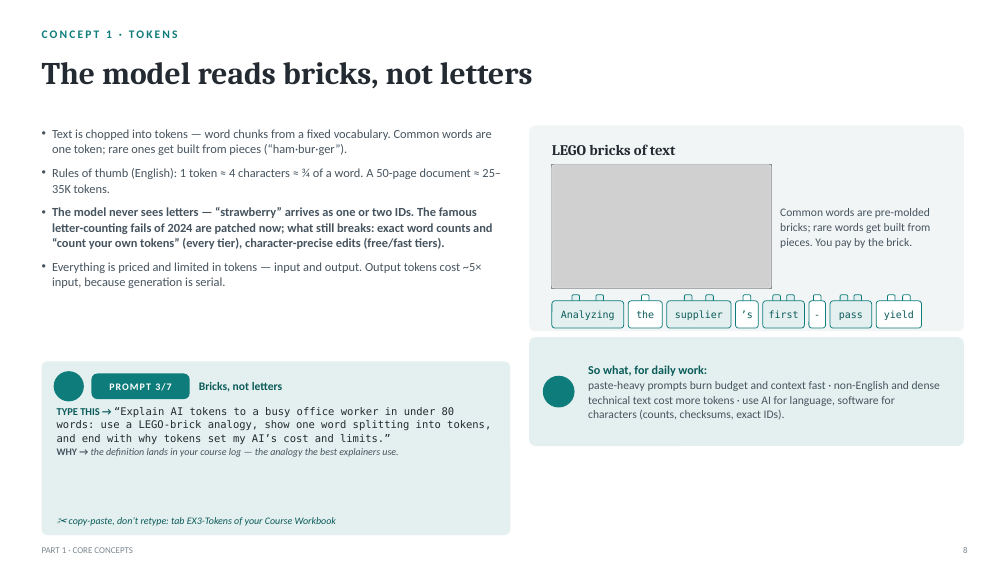
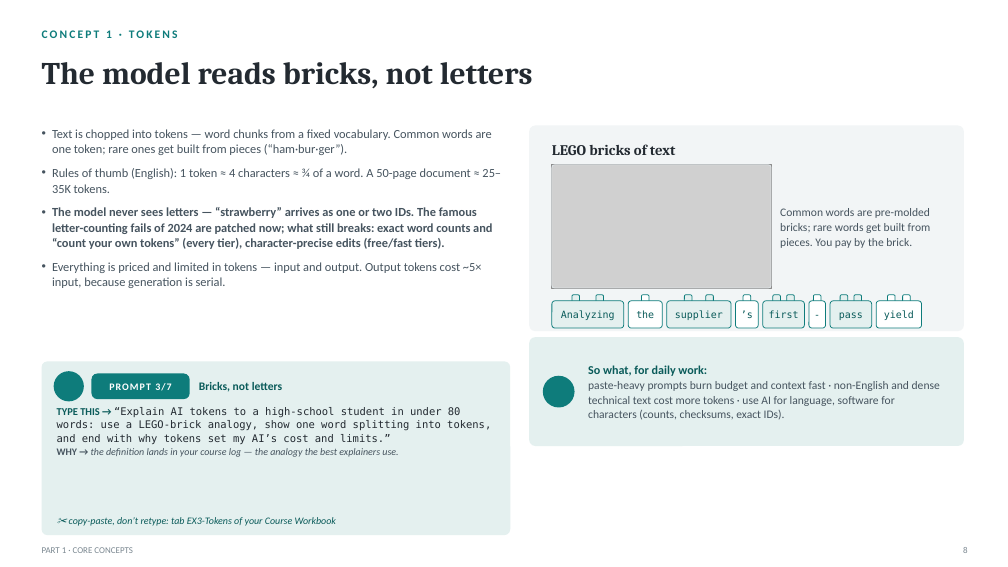
Before and after one commit to naviero1/Claude-Works, a slide deck: slide 8 of ai-training-prompt-engineering/deliverables/From_Prompts_to_Agents_Training.pptx. Drawn at 1008x567 pixels with LibreOffice and Linux fonts; fonts in the diff are those of the drawing; grey boxes stand for pictures; background and template pictures are left out. Boxes give left, top, right and bottom in pixels: in the first picture for what was removed or moved away, otherwise in the second. Text is boxed around its words. In the diff, an @@ line names an element or a change of style, - is before the commit and + after.

```diff
--- a/ai-training-prompt-engineering/deliverables/From_Prompts_to_Agents_Training.pptx
+++ b/ai-training-prompt-engineering/deliverables/From_Prompts_to_Agents_Training.pptx
@@ text at (57, 407, 491, 444): text changed @@
-TYPE THIS → “Explain AI tokens to a busy office worker in under 80 words: use a LEGO-brick analogy, show one word splitting into tokens, and end with why tokens set my AI’s cost and limits.”
+TYPE THIS → “Explain AI tokens to a high-school student in under 80 words: use a LEGO-brick analogy, show one word splitting into tokens, and end with why tokens set my AI’s cost and limits.”
```
Also in this commit, not shown: 39 other slides changed, 13 other files.
